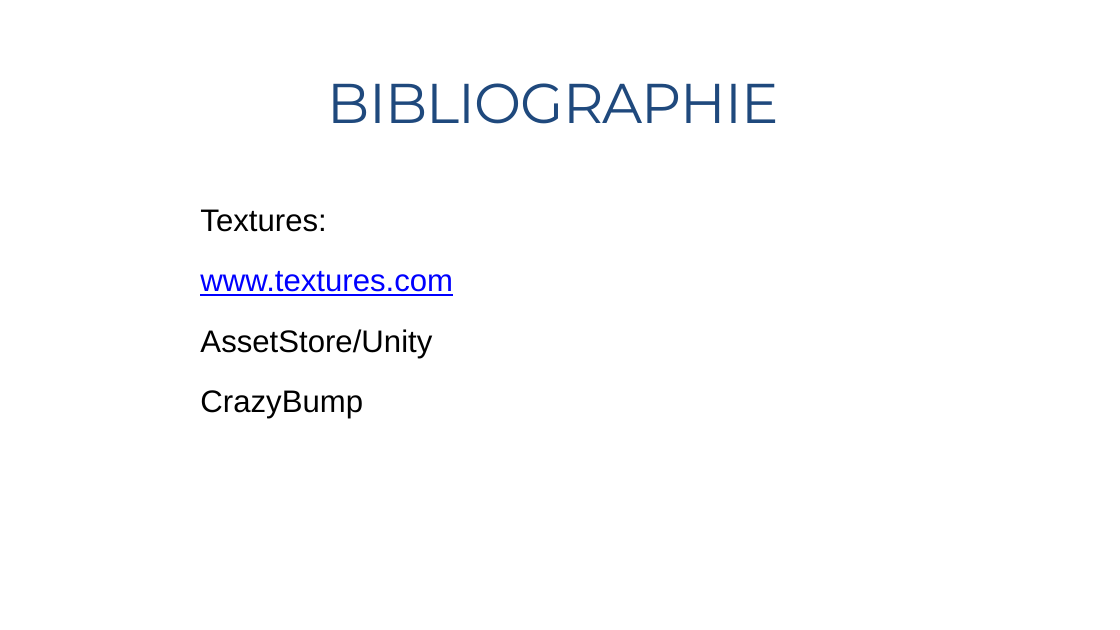
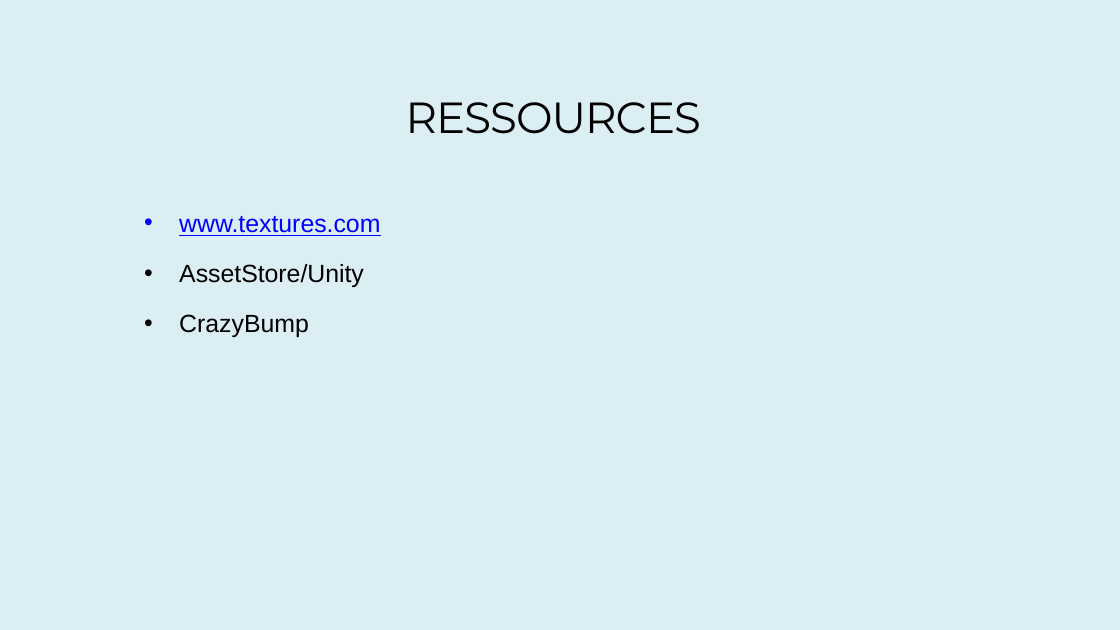
Before and after one commit to LordPet/inf5071_FollowThePills, a slide deck: slide 20 of presentation2.pptx (slide 19 before the commit). Drawn at 1120x630 pixels with LibreOffice and Linux fonts; fonts in the diff are those of the drawing. Boxes give left, top, right and bottom in pixels: in the first picture for what was removed or moved away, otherwise in the second. Text is boxed around its words. In the diff, an @@ line names an element or a change of style, - is before the commit and + after.

```diff
--- a/presentation2.pptx
+++ b/presentation2.pptx
@@ rectangle added at (0, 0, 1120, 630), fill #DBEEF4 @@
@@ rectangle removed at (1100, 0, 1120, 630) @@
@@ rectangle removed at (1102, 0, 1120, 125) @@
@@ title at (406, 102, 701, 134): text changed; size 36 to 28 pt; text colour #1F497D to #000000 @@
-BIBLIOGRAPHIE
+RESSOURCES
@@ text "www.textures.com": place and size @@
-text "www.textures.com" at (200, 209, 453, 418)
+text "www.textures.com" at (179, 216, 380, 337)
@@ text "www.textures.com" at (179, 216, 380, 337): size 20 to 16 pt; bullet none to • @@
@@ text at (200, 209, 326, 232): paragraph removed @@
-Textures:
```
Also in this commit, not shown: 16 other slides changed, 1 slide added.
